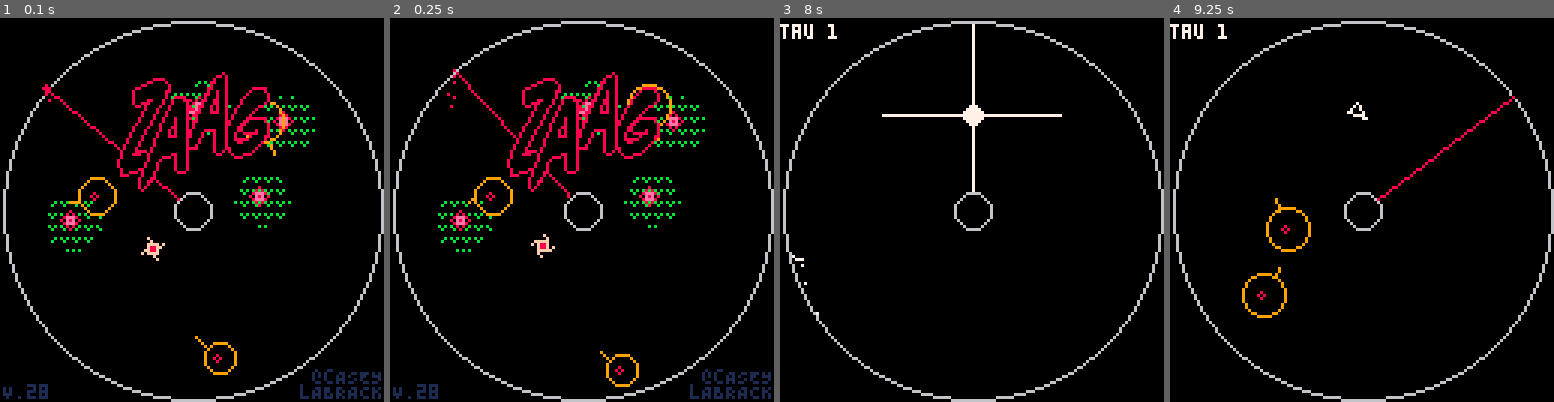
Above: before the commit, frames 1-4 (left to right).
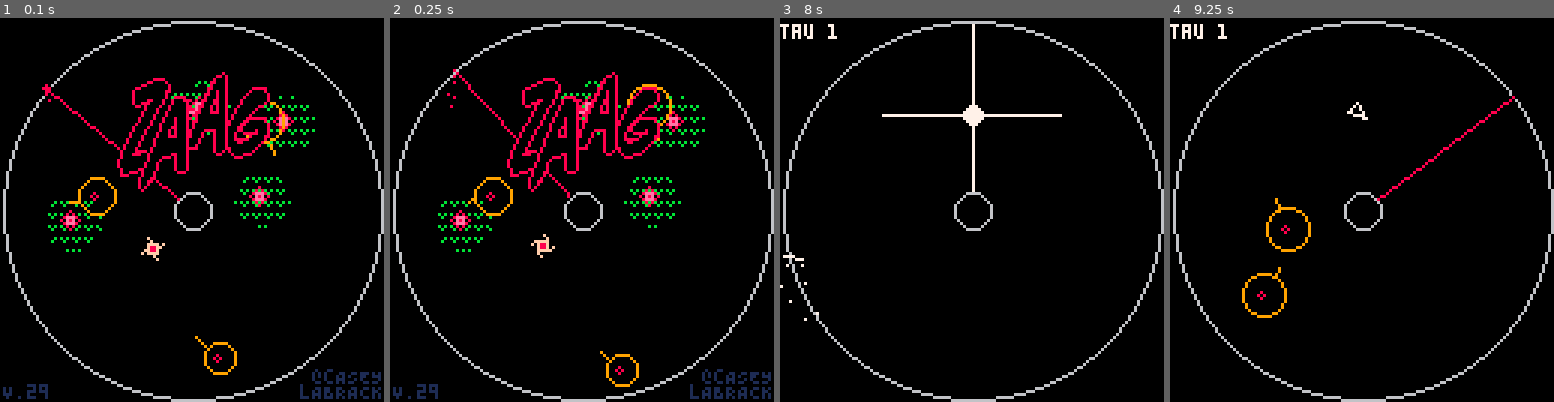
Above: after the commit, the same moments.

Repository: caseylabrack/laser
Game: PICO-8 cartridge zaag.p8
The game is run twice, just before and just after one commit, with the same random seed, the same clock (stepped at 60 frames per second) and the same inputs.
Inputs:
- Up to frame 1 (0.1 s): no input
- Up to frame 2 (0.25 s): no input
- Up to frame 3 (8 s): tap X (X key) at 0.33, 1.07, 1.85, 2.97, 4.08, 5.2, 6.32, 7.43 s; tap O (Z key) at 0.7, 1.7, 2.1, 2.5, 2.9, 3.3, 3.7, 4.1, 4.5, 4.9, 5.3, 5.7, 6.1, 6.5, 6.9, 7.3, 7.7 s; hold Right 1.6-2.1 s; hold Up 2.15-2.42 s; hold Right 2.47-3.03 s; hold Left 3.08-3.58 s; hold Down 3.63-3.97 s; hold Right 4.02-4.68 s; hold Up 4.73-5.03 s; hold Left 5.08-5.68 s; hold Down 5.73-6.03 s; hold Right 6.08-6.58 s; hold Right 6.63-7.13 s; hold Up 7.18-7.45 s; hold Right from 7.5 s (still down)
- Up to frame 4 (9.25 s): release Right at 8.07 s; tap O (Z key) at 8.1, 8.5, 8.9 s; hold Left 8.12-8.62 s; tap X (X key) at 8.55 s; hold Down 8.67-9 s; hold Right from 9.05 s (still down)

The runs differ from the first frame. In frame 1, less than 0.1% of the frame differs, in the area x 10-12%, y 97-100%; in frame 2, less than 0.1%; in frame 3, less than 0.1%, in the area x 0-8%, y 61-79%; in frame 4, nothing differs.

Commit message:
progress on boss fight

Diff:
--- a/laser.p8
+++ b/zaag.p8
@@ -5,13 +5,15 @@
 -- casey labrack
 
 -- todo:
---  death particles time out, foreground
+--  boss fight
+--  tau 0
+--  sensitivity adjust
+--  death replays
 --  doom-style avatar in corner
 --  zoids,flaurs,
 --  gamescreen shows bests score
---  timing or lap based enemy? (boss?)
-
-version=28
+
+version=29
 p = {x=80,y=30,dx=0,dy=0,
 					a=.75,t=.25,rt=.05,r=3,friction=.92,
 					hop=25,charge=0,fullcharge=230,
@@ -32,6 +34,9 @@
 fs= {} --flowers
 rs= {} --roids
 b = {x=0,y=0,dx,dy,a=0,r=2,speed=5,enabled=false,parts={}}
+boss = {enabled=false,hp=360,eye={x=64,y=64},lasthit=-100,
+								lastspawn=120,spawni=720,
+								shiftcount=30,floor={x=64,y=64,r=24}}
 inner = {x=64,y=64,r=6}
 outer = {x=64,y=64,r=63,enabled=true}
 lvl=1
@@ -44,8 +49,8 @@
 "(0 mulligans, 1x dmg)",
 }
 diffmsg={--titlescreen difficulty description
-"difficulty: newcomer",
-"difficulty: recommended",
+"difficulty: ease",
+"difficulty: challenge",
 "difficulty: prestige",
 }
 difficulty=1--1 easy,2 med,3 hard
@@ -62,6 +67,7 @@
 blink=nil
 title=nil
 dethmsg=nil
+dethparts=nil
 log=""
 
 dethmsgs={
@@ -70,7 +76,7 @@
 "mistakes were made",
 "testing ejector seat",
 "tax write-off",
-"oopsie-doopsie",
+"had an oopsie-doopsie",
 }
 
 tips={
@@ -131,6 +137,36 @@
 if sleep>0 then
 	sleep-=1
 	return
+end
+
+if boss.enabled then
+	local pa=atan2(64-p.x,64-p.y)---.5
+	boss.eye.x=64+cos(pa)*4
+	boss.eye.y=64+sin(pa)*4
+	boss.shiftcount-=1
+	if boss.shiftcount<0 then
+		boss.shiftcount=20+rnd()*40
+		local shift=rnd(boss.bulges)
+		local m=2
+		shift.x+=-m+rnd()*m*2
+		shift.y+=-m+rnd()*m*2
+	end
+	boss.lastspawn-=1
+	if boss.lastspawn<0 then
+		boss.lastspawn=boss.spawni
+		for i=1,6 do
+			local r={}
+			local a=pa+.5
+			r.x=64+cos(a)*8 r.y=64+sin(a)*8
+			local spd=rnd(1.25)+.5
+			a=a+rndr(-.2,.2)
+			r.dx=cos(a)*spd r.dy=sin(a)*spd
+			r.r=3+rnd(8-3) r.enabled=true
+			r.hit=-10
+			add(rs,r)
+		end
+	end
+	log=boss.hp
 end
 
 if p.enabled then
@@ -359,6 +395,12 @@
 	for h in all(hs) do
 		if (touching(p,h)) died(h)
 	end
+
+	if boss.enabled then
+		if touching(p,boss.floor) then
+			died(boss)
+		end
+	end
 end
 
 --laser/player collision
@@ -472,6 +514,15 @@
 				goto donebullet
 			end
 		end
+		for bulge in all(boss.bulges) do
+			if touching(bulge,b) then
+				boss.hp-=1
+				boss.lasthit=tick
+				b.enabled=false
+				b:splash()
+				goto donebullet
+			end
+		end
 		if touching(inner,b) or distt(inner,b)>63 then
 			b.enabled=false sfx(20,-2)
 			b:splash()
@@ -484,11 +535,11 @@
 ::donebullet::
 
 --level win
-if #rs==0 and #fs==0 and p.enabled and state=="running" then
+if #rs==0 and #fs==0 and p.enabled and boss.enabled==false and state=="running" then
 	state="wiping"
+	dset(3,1) -- has beaten a level
 	extralives=mulligans
 	sfx(2,-2)
---	p.enabled=false
 	p.thrusting=false
 	lvl+=1
 	if lvl>#lvls then lvl=1 end
@@ -504,9 +555,8 @@
 	shake+=4
 	p.enabled=false
 	p.thrusting=false
-	local d=cocreate(deathparticles)
-	coresume(d,cause)
-	add(a2,d)
+	dethparts=cocreate(deathparticles)
+	coresume(dethparts,cause)
 	extralives-=1
 	state="death"
 	local a=cocreate(death)
@@ -626,6 +676,7 @@
 	end
 end
 
+if dethparts and costatus(dethparts)~="dead" then coresume(dethparts) end
 if blink and costatus(blink)~="dead" then coresume(blink) end
 
 -- roids
@@ -639,6 +690,29 @@
 	line(x,y,x+cos(a)*m,y+sin(a)*m)
 end
 
+--boss
+if boss.enabled then
+	fillp(ˇ)
+	circfill(boss.floor.x,boss.floor.y,boss.floor.r,11)
+	fillp()
+	local c=9
+	if tick-boss.lasthit<10 then
+		c=7
+	end
+	circfill(64,64,10,0)
+
+	for bulge in all(boss.bulges) do
+		circfill(bulge.x,bulge.y,bulge.r,0)
+		circ(bulge.x,bulge.y,bulge.r,c)
+	end
+
+	circfill(64,64,10,0)
+
+	circfill(boss.eye.x,boss.eye.y,8,0)
+	circ(boss.eye.x,boss.eye.y,8,c)
+	spr(2,boss.eye.x-2,boss.eye.y-2)
+end
+
 --bullet
 if b.enabled then
 	line(b.x,b.y,b.x-b.dx,b.y-b.dy,12)
@@ -711,15 +785,19 @@
 lvls={
 --	{roids=5},
 --	{flowers=1,lasers=1,safezone=true},
-	{roids=4,lasers=1},
-	{roids=6,lasers=1,safezone=true},
-	{roids=4,lasers=1,flowers=2},
-	{roids=5,lasers=1,flowers=3},
-	{roids=6,lasers=1,flowers=4,safezone=true},
-	{roids=4,bomb=true},
-	{roids=4,flowers=3,bomb=true},
-	{roids=3,flowers=2,bomb=true,lasers=1,safezone=true},
-	{roids=10,lasers=2,safezone=true},
+	{roids=4,lasers=1},--1
+	{roids=6,lasers=1,safezone=true},--2
+	{roids=4,lasers=1,flowers=2},--3
+	{roids=5,lasers=1,flowers=3},--4
+	{roids=6,lasers=1,flowers=4,safezone=true},--5
+	{roids=4,bomb=true},--6
+	{roids=4,flowers=3,bomb=true},--7
+	{roids=3,flowers=2,bomb=true,lasers=1,safezone=true},--8
+	{roids=6,lasers=2},--9
+	{roids=8,lasers=2,safezone=true},--10
+	{roids=6,lasers=2,flowers=2,safezone=true},--11
+	{boss=1,lasers=3,safezone=true} --12
+--	{boss=1} --12
 }
 
 function wipe_anim()
@@ -739,6 +817,7 @@
 	circfill(64,64,63,0)
 	circ(64,64,63,6)
 	lz={}	zs={} hs={} rs={} fs={} b.enabled=false b.parts={}
+	boss.enabled=false
 	outer.enabled=true
 	outer.r=63
 	add(as,cocreate(spawn))
@@ -822,6 +901,21 @@
 				sfx(8)
 				if #fs==num then break end
 			end
+			if unit=="boss" then
+				boss.enabled=true
+				boss.bulges={}
+				for i=1,6 do
+					local b={}
+					local a=i/6
+					local r=8+rnd()*6
+					b.x=64+cos(a)*r
+					b.y=64+sin(a)*r
+					b.r=5+rnd()*5
+					add(boss.bulges,b)
+				end
+				sfx(8)
+				break
+			end
 			c=i
 			::continue::
 			yield()
@@ -844,7 +938,7 @@
 		cp=bwp[ceil(pct*#bwp)]
 		yield()
 	end
-	lz={}	zs={} hs={} rs={} fs={} b.enabled=false b.parts={}
+	lz={}	zs={} hs={} rs={} fs={} b.enabled=false b.parts={} boss.enabled=false
 	start=tick
 	state="dead"
 	if extralives<0 then
@@ -943,10 +1037,10 @@
 	local msg=rnd(dethmsgs)
 	local ypos=62
 	while true do
-		cprint("craft destroyed. pilot notes:", 64, ypos-8,6)
-		cprint("\""..msg.."\"",64,ypos,7)
+		cprint("craft destroyed. pilot notes:", 64, ypos-8,7)
+		cprint("\""..msg.."\"",64,ypos,6)
 		local mulls=extralives==1 and " mulligan" or " mulligans"
-		cprint(""..extralives..mulls.." left this tau",64,ypos+12,6)
+		cprint(""..extralives..mulls.." left this tau",64,ypos+12,7)
 		for i=1,extralives+1 do
 			if i==extralives+1 then
 				if tick%20>10 then
Not shown, added: sheet.png
Not shown, added: trailer.gif
Not shown, added: zaag.html
Not shown, added: zaag.js
Not shown, changed: zaag.p8.png
